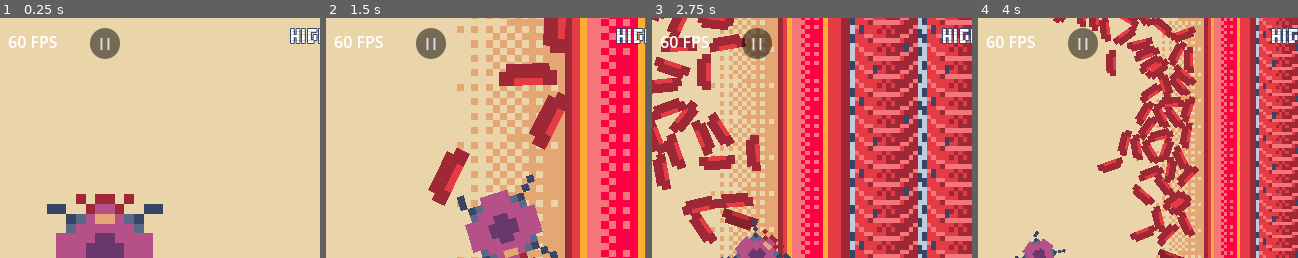
Above: before the commit, frames 1-4 (left to right).
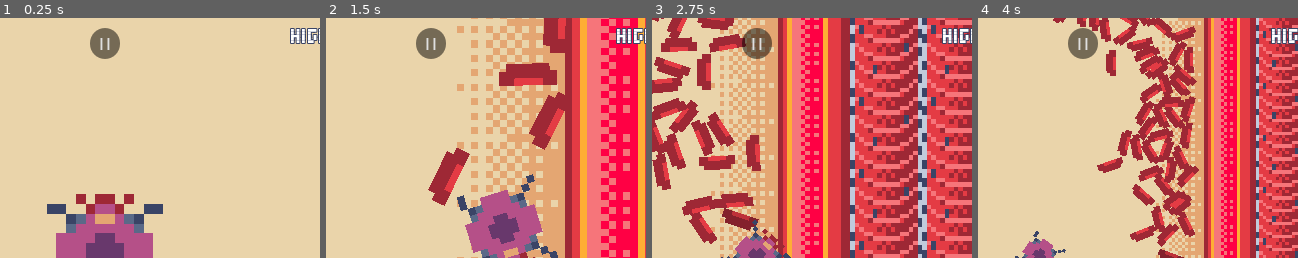
Above: after the commit, the same moments.

Repository: BertrandBordage/Bloody-Sarcoma
Game: Godot game, scene res://level_0.tscn
Two runs of this game, one before a commit and one after it. Both use one fixed random seed, a clock stepped at 60 frames per second and the inputs below. Sound files missing from this copy of the repository are replaced by a short silence.
Inputs (mouse positions are % of the whole screen's width and height, from its top left):
- Up to frame 1 (0.25 s): no input
- Up to frame 2 (1.5 s): tap B at 0.5, 1.25 s; move the mouse to (72, 45) at 0.52 s; hold Right (right) 0.53-1.25 s; tap Space (metastasize) at 0.6 s; click (72, 45) at 0.67 s; drag from (30, 55) to (69, 50) at 1.27 s
- Up to frame 3 (2.75 s): tap B at 2 s; move the mouse to (60, 28) at 2.02 s; hold Right (right) from 2.03 s (still down); tap Space (metastasize) at 2.1 s
- Up to frame 4 (4 s): release Right (right) at 2.75 s; tap B at 2.75, 3.5 s; drag from (45, 70) to (20, 35) at 2.77 s; move the mouse to (80, 65) at 3.52 s; hold Left (left) from 3.53 s (still down); tap Space (metastasize) at 3.6 s
The pictures show only the part of the screen within x 34-84%, y 0-50%; the shares and areas given below are measured in that part.

The runs differ from the first frame. In frame 1, 0.3% of the frame differs, in the area x 2-18%, y 7-13%; in frame 2, 0.3%; in frame 3, 0.4%; in frame 4, 0.3%.

Commit message:
Adds an FPS toggle.

Diff:
--- a/autoload/PlayerData.gd
+++ b/autoload/PlayerData.gd
@@ -26,6 +26,7 @@
 var points_container: Node2D
 var points_scene: PackedScene = load("res://ui/points.tscn")
 var worst_cell: RigidBody2D
+var show_fps: bool = false
 
 
 func initial_zoom_tween():
--- a/ui/FPS.gd
+++ b/ui/FPS.gd
@@ -5,7 +5,12 @@
 
 
 func _process(delta):
-    last_frames.append(delta)
-    if last_frames.size() > 60:
-        last_frames.remove_at(0)
-    text = "%s FPS" % round(1.0/Math.avg(last_frames))
+    if PlayerData.show_fps:
+        visible = true
+        last_frames.append(delta)
+        if last_frames.size() > 60:
+            last_frames.remove_at(0)
+        text = "%s FPS" % round(1.0/Math.avg(last_frames))
+    else:
+        visible = false
+        last_frames.clear()
--- a/ui/pause_overlay.gd
+++ b/ui/pause_overlay.gd
@@ -38,3 +38,7 @@
 
 func _on_quit_button_pressed():
     get_tree().quit()
+
+
+func _on_show_fps_toggled(toggled_on):
+    PlayerData.show_fps = toggled_on
--- a/ui/pause_overlay.tscn
+++ b/ui/pause_overlay.tscn
@@ -56,7 +56,13 @@
 layout_mode = 2
 text = "Quit"
 
+[node name="ShowFPS" type="CheckButton" parent="PanelContainer/MarginContainer/VBoxContainer"]
+layout_mode = 2
+theme_override_font_sizes/font_size = 12
+text = "Show FPS"
+
 [connection signal="pressed" from="PanelContainer/MarginContainer/VBoxContainer/ResumeButton" to="." method="_on_resume_button_pressed"]
 [connection signal="pressed" from="PanelContainer/MarginContainer/VBoxContainer/HelpButton" to="." method="_on_help_button_pressed"]
 [connection signal="pressed" from="PanelContainer/MarginContainer/VBoxContainer/RestartButton" to="." method="_on_restart_button_pressed"]
 [connection signal="pressed" from="PanelContainer/MarginContainer/VBoxContainer/QuitButton" to="." method="_on_quit_button_pressed"]
+[connection signal="toggled" from="PanelContainer/MarginContainer/VBoxContainer/ShowFPS" to="." method="_on_show_fps_toggled"]
